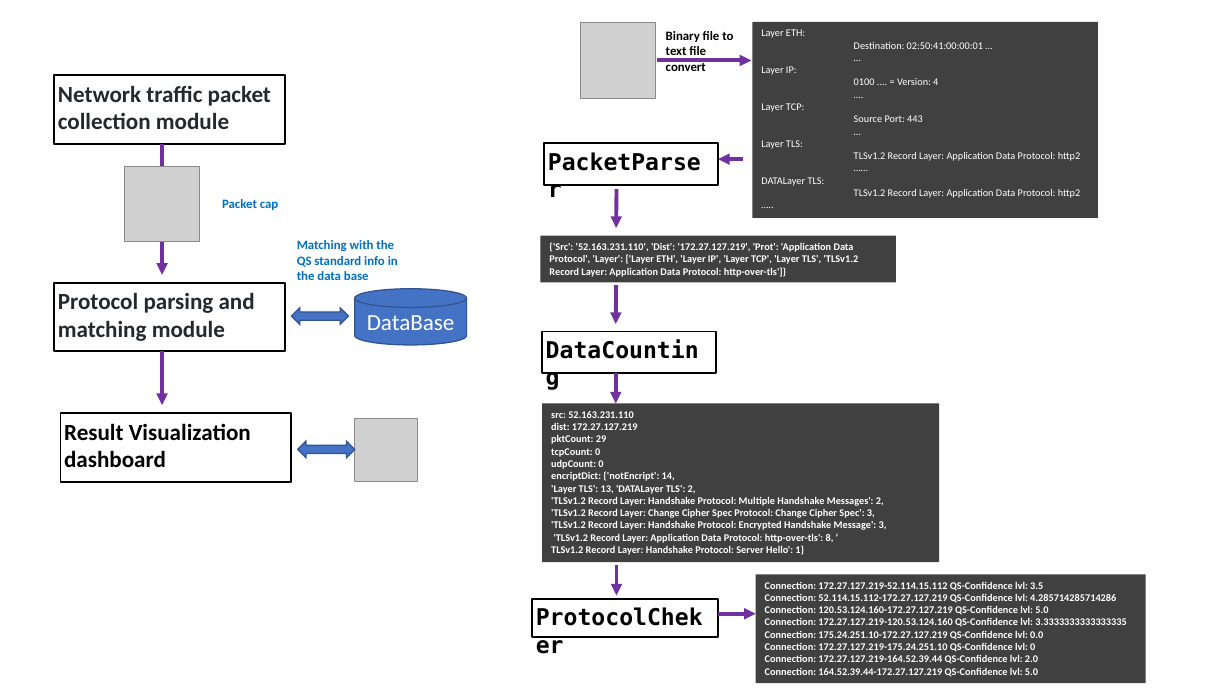
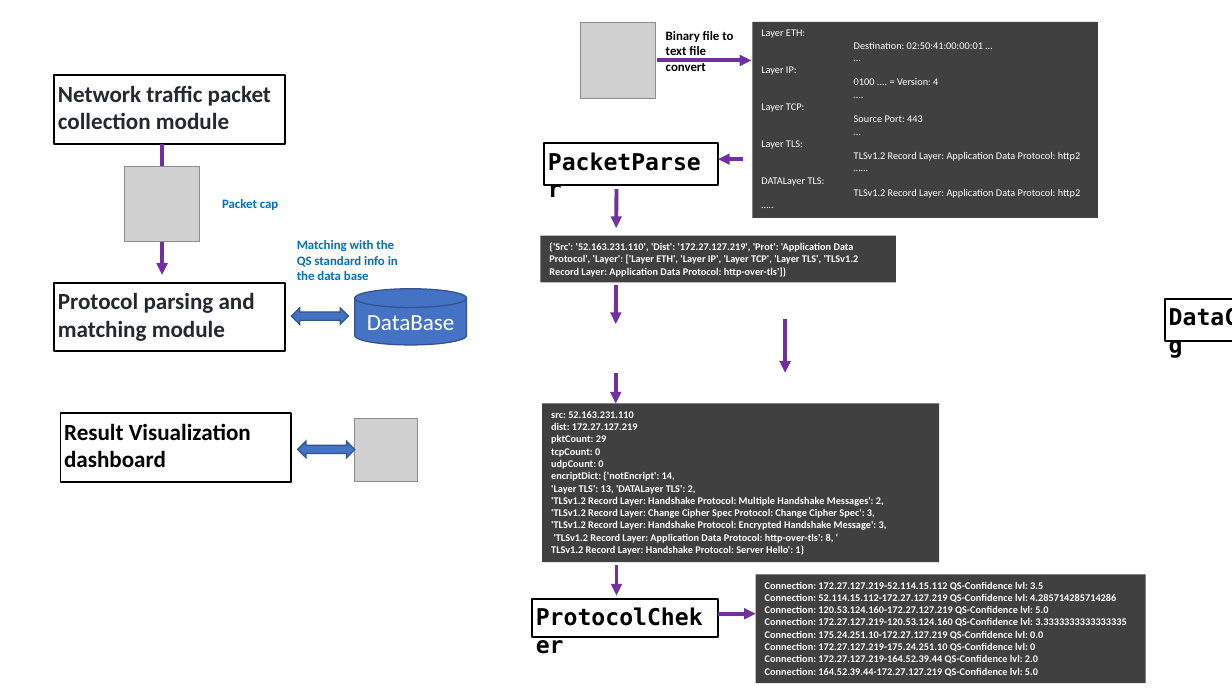
Before and after one commit to LiuYuancheng/Network_PQC_Attack_Resistance_Evaluator, a slide deck: slide 3 of doc/DesignDoc.pptx. Drawn at 1232x693 pixels with LibreOffice and Linux fonts; fonts in the diff are those of the drawing; grey boxes stand for pictures. Boxes give left, top, right and bottom in pixels: in the first picture for what was removed or moved away, otherwise in the second. Text is boxed around its words. In the diff, an @@ line names an element or a change of style, - is before the commit and + after.

```diff
--- a/doc/DesignDoc.pptx
+++ b/doc/DesignDoc.pptx
@@ rectangle "DataCounting": place and size @@
-rectangle "DataCounting" at [543,332,716,373]
+rectangle "DataCounting" at [1165,299,1232,341]
@@ arrow moved from (162, 351) - (162, 405) to (786, 319) - (786, 372) @@
```
Also in this commit, not shown: 1 other file.
